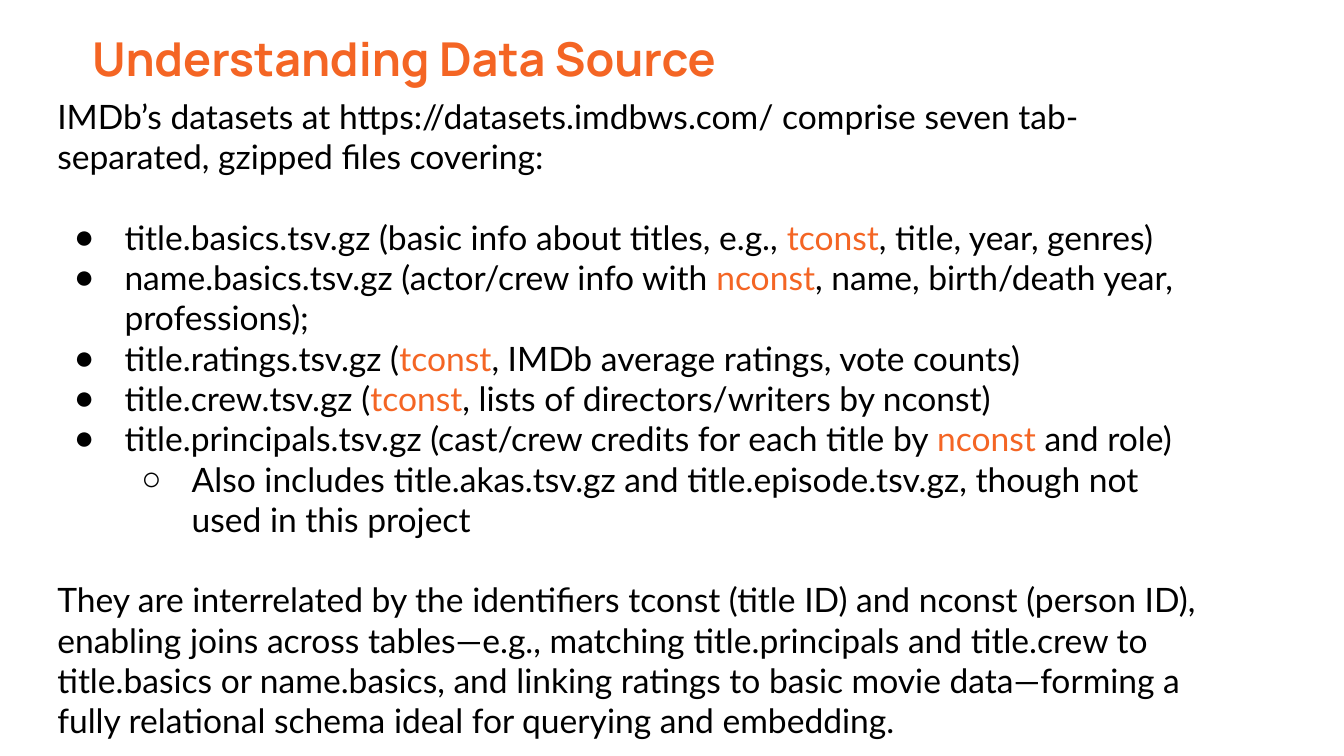
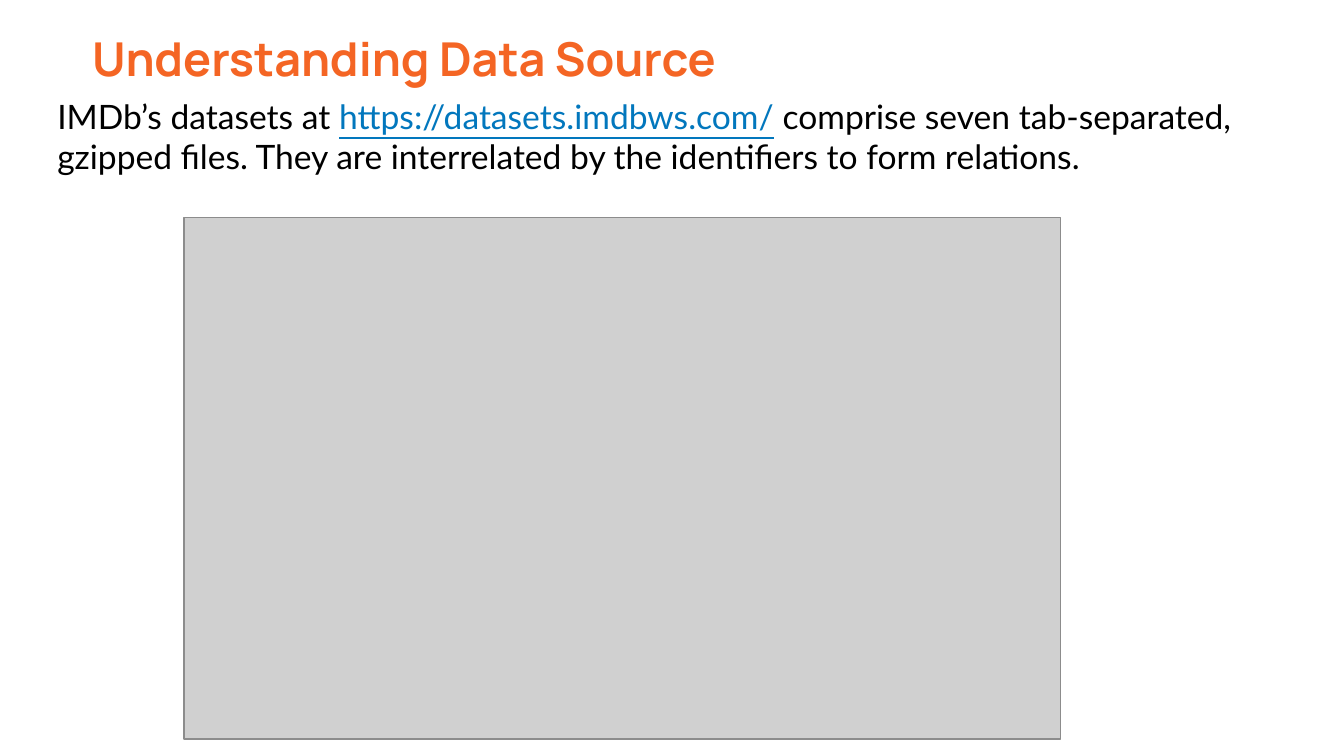
Before and after one commit to ndpawar1981/IMDb-Movie-chat-bot, a slide deck: slide 4 of DS-08-capstone-Nitin-Pawar.pptx (slide 3 before the commit). Drawn at 1344x756 pixels with LibreOffice and Linux fonts; fonts in the diff are those of the drawing; grey boxes stand for pictures. Boxes give left, top, right and bottom in pixels: in the first picture for what was removed or moved away, otherwise in the second. Text is boxed around its words. In the diff, an @@ line names an element or a change of style, - is before the commit and + after.

```diff
--- a/DS-08-capstone-Nitin-Pawar.pptx
+++ b/DS-08-capstone-Nitin-Pawar.pptx
@@ text at bbox=[57, 103, 1231, 175]: text changed @@
-IMDb’s datasets at https://datasets.imdbws.com/ comprise seven tab-separated, gzipped files covering:
-● title.basics.tsv.gz (basic info about titles, e.g., tconst, title, year, genres)
-● name.basics.tsv.gz (actor/crew info with nconst, name, birth/death year, professions);
-● title.ratings.tsv.gz (tconst, IMDb average ratings, vote counts)
-● title.crew.tsv.gz (tconst, lists of directors/writers by nconst)
-● title.principals.tsv.gz (cast/crew credits for each title by nconst and role)
-  ○ Also includes title.akas.tsv.gz and title.episode.tsv.gz, though not used in this project
-They are interrelated by the identifiers tconst (title ID) and nconst (person ID), enabling joins across tables—e.g., matching title.principals and title.crew to title.basics or name.basics, and linking ratings to basic movie data—forming a fully relational schema ideal for querying and embedding.
+IMDb’s datasets at https://datasets.imdbws.com/ comprise seven tab-separated, gzipped files. They are interrelated by the identifiers to form relations.
@@ picture added at bbox=[184, 218, 1060, 739] @@
```
Also in this commit, not shown: 4 other slides changed, 3 slides added, 1 slide removed, 7 other files.
